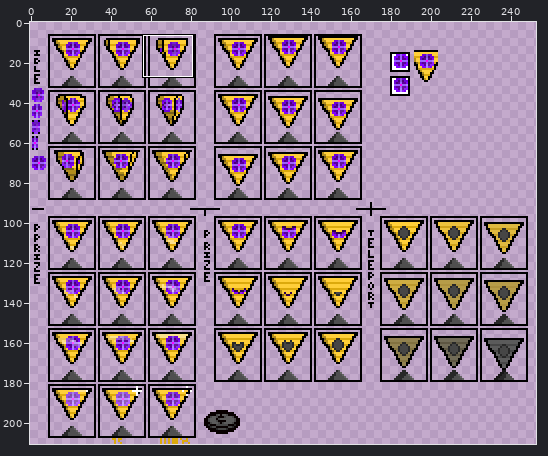
A sprite sheet gets an edit: resources/gfx/AbilityAltar.png. The first picture is a wide view before the edit; the outline marks the close-up.
Close-up. First the earlier version:
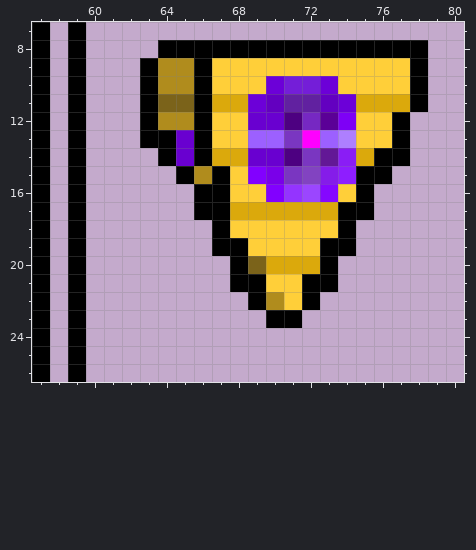
The file is 253x211 pixels. Pixels under 10% opacity are left out. Colours within 5 levels of each other are drawn and written as one. Shown: x 57..80, y 7..26. The commit also changed other parts of the picture, which this record leaves out.
New version:
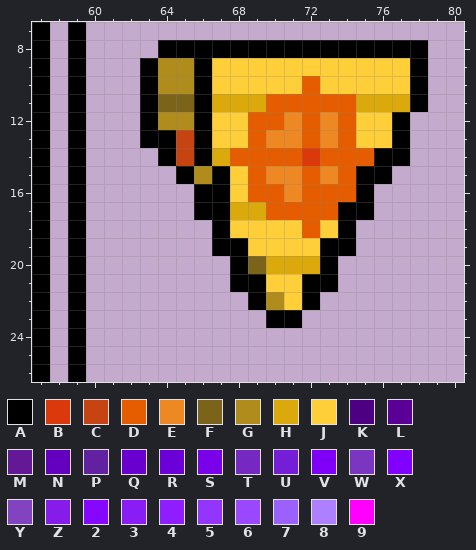
Palette (. is transparent): A #000000  B #db380c  C #c64411  D #e65d00  E #ee8823  F #7b631a  G #b08c1d  H #dba90c  J #ffcf39  K #4d0081  L #5b0097  M #631896  N #6300c0  P #6121a0  Q #6900d0  R #6c00d8  S #7a00e9  T #7628c2  U #741ed8  V #7e00f6  W #7a36c1  X #8200ff  Y #8243c1  Z #851ce9  2 #8507ff  3 #8a1df5  4 #8e1eff  5 #9434ff  6 #9b46ff  7 #9c60ff  8 #ae7fff  9 #ff00ff
The edit:
Colour W becomes colour B in row 14 at x 72.
Colour Q becomes colour C in rows 13 to 14 at x 65.
Colour 2 becomes colour D in row 16 at x 73.
Colour 3 becomes colour D in row 14 at x 74.
Colour 4 becomes colour D in row 15 at x 74.
Colour 6 becomes colour D in row 16 at x 72.
Colour 7 becomes colour D in row 13 at x 69.
Colour 8 becomes colour D in row 13 at x 74.
Colour 9 becomes colour D in row 13 at x 72.
Colour H becomes colour D in row 14 at x 68 and 75; in row 17 at x 70 to 73.
Colour J becomes colour D in row 16 at x 69 and 74; in row 18 at x 72.
Colour K becomes colour D in row 14 at x 71.
Colour M becomes colour D in row 14 at x 73.
Colour N becomes colour D in row 11 at x 70 and 73.
Colour P becomes colour D in row 11 at x 71 to 72.
Colour Q becomes colour D in row 12 at x 69 to 70; in row 14 at x 69 to 70.
Colour R becomes colour D in row 11 at x 74.
Colour T becomes colour D in row 12 at x 72.
Colour U becomes colour D in row 10 at x 72.
Colour V becomes colour D in row 12 at x 74.
Colour X becomes colour D in row 15 at x 69; in row 16 at x 70.
Colour Y becomes colour D in row 15 at x 72.
Colour 5 becomes colour E in row 16 at x 71.
Colour 7 becomes colour E in row 13 at x 70 and 73.
Colour K becomes colour E in row 12 at x 71.
Colour L becomes colour E in row 12 at x 73.
Colour S becomes colour E in row 15 at x 70.
Colour W becomes colour E in row 13 at x 71; in row 15 at x 71.
Colour Z becomes colour E in row 15 at x 73.
Colour R becomes colour H in row 11 at x 69.
Colour R becomes colour J in row 10 at x 70 and 73.
Colour U becomes colour J in row 10 at x 71.
Changed places in both close-ups, as pixel boxes (x1, y1, x2, y2):
changed: (176, 76, 374, 238)
